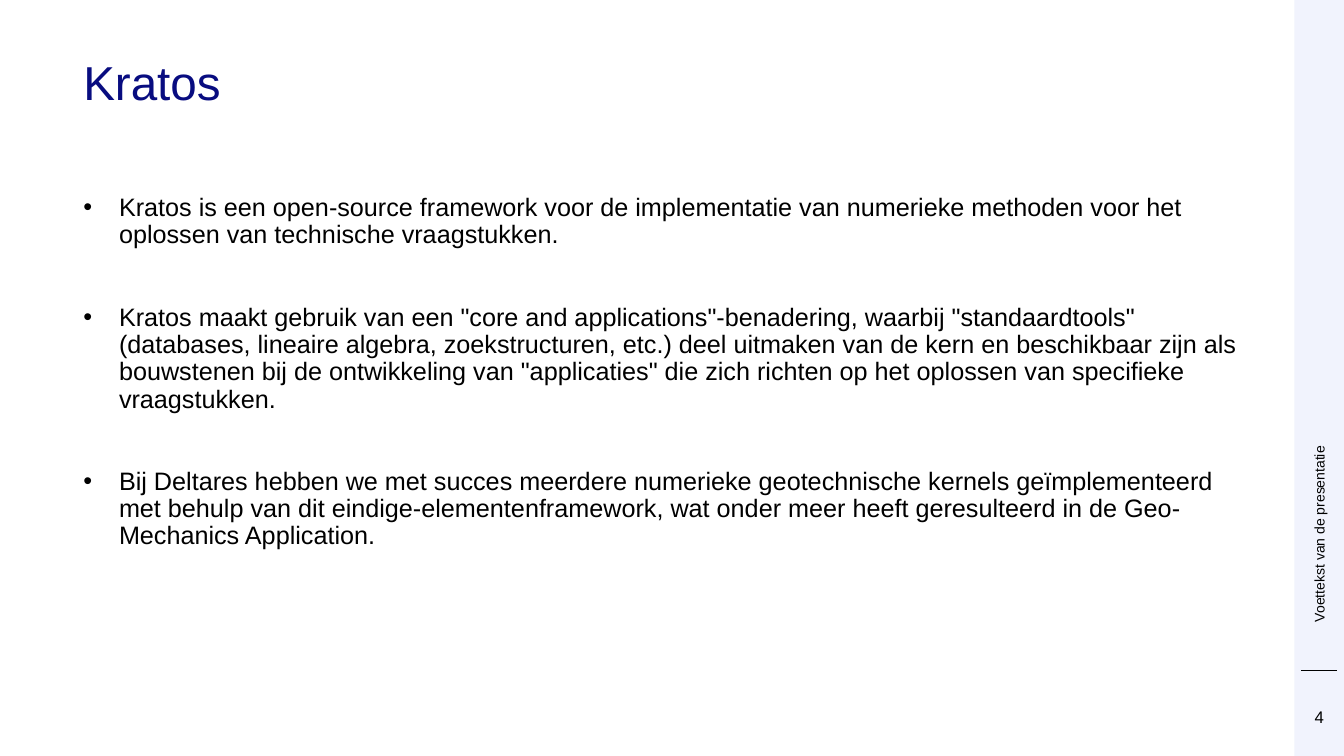
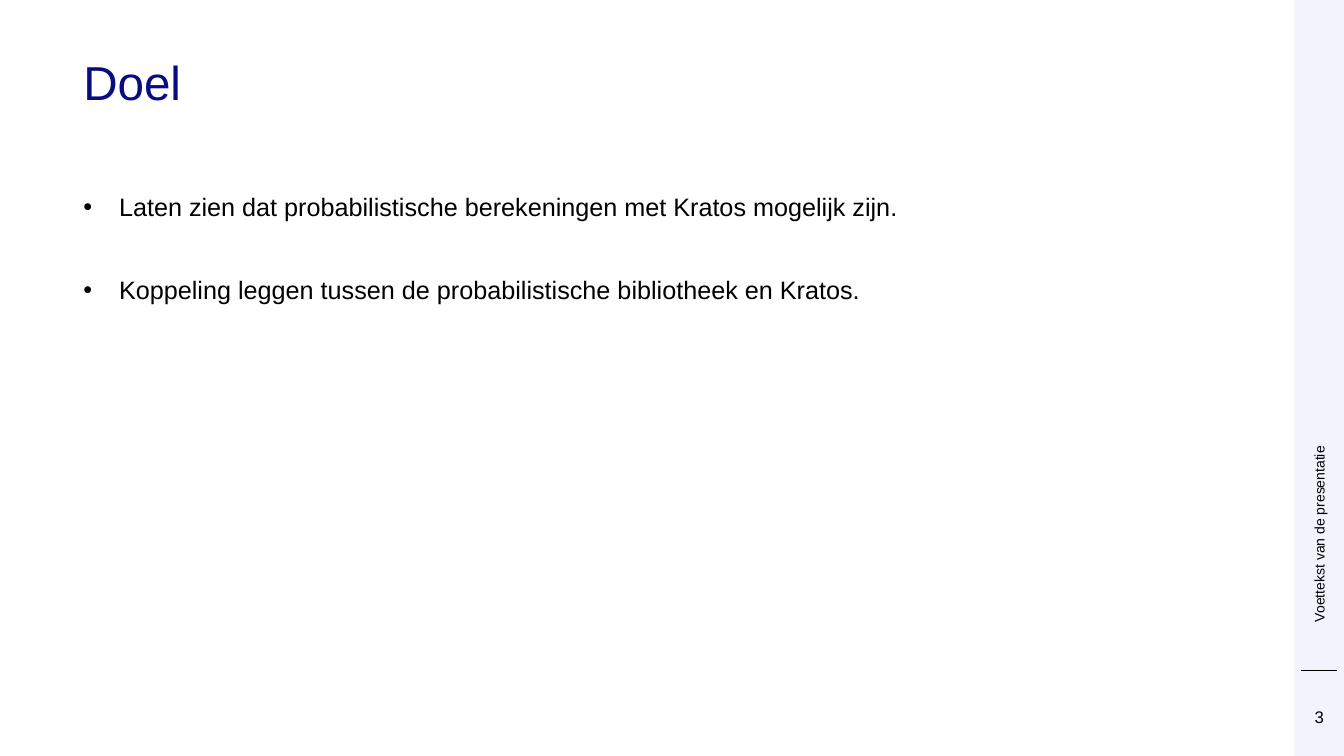
Before and after one commit to Deltares/ProbabilisticLibrary, a slide deck: slide 3 of sources/Deltares.Probabilistic.PWrapper.Examples/kratos/Prob Kratos DSD.pptx (slide 4 before the commit). Drawn at 1344x756 pixels with LibreOffice and Linux fonts; fonts in the diff are those of the drawing; background and template pictures are left out. Boxes give left, top, right and bottom in pixels: in the first picture for what was removed or moved away, otherwise in the second. Text is boxed around its words. In the diff, an @@ line names an element or a change of style, - is before the commit and + after.

```diff
--- a/sources/Deltares.Probabilistic.PWrapper.Examples/kratos/Prob Kratos DSD.pptx
+++ b/sources/Deltares.Probabilistic.PWrapper.Examples/kratos/Prob Kratos DSD.pptx
@@ title at <box>83,65,181,101</box>: text changed @@
-Kratos
+Doel
@@ text at <box>119,197,897,304</box>: text changed @@
-• Kratos is een open-source framework voor de implementatie van numerieke methoden voor het oplossen van technische vraagstukken.
-• Kratos maakt gebruik van een "core and applications"-benadering, waarbij "standaardtools" (databases, lineaire algebra, zoekstructuren, etc.) deel uitmaken van de kern en beschikbaar zijn als bouwstenen bij de ontwikkeling van "applicaties" die zich richten op het oplossen van specifieke vraagstukken.
-• Bij Deltares hebben we met succes meerdere numerieke geotechnische kernels geïmplementeerd met behulp van dit eindige-elementenframework, wat onder meer heeft geresulteerd in de Geo-Mechanics Application.
+• Laten zien dat probabilistische berekeningen met Kratos mogelijk zijn.
+• Koppeling leggen tussen de probabilistische bibliotheek en Kratos.
@@ page number at <box>1315,711,1324,723</box>: text changed @@
-4
+3
```
Also in this commit, not shown: 10 other slides changed, 1 slide removed.
